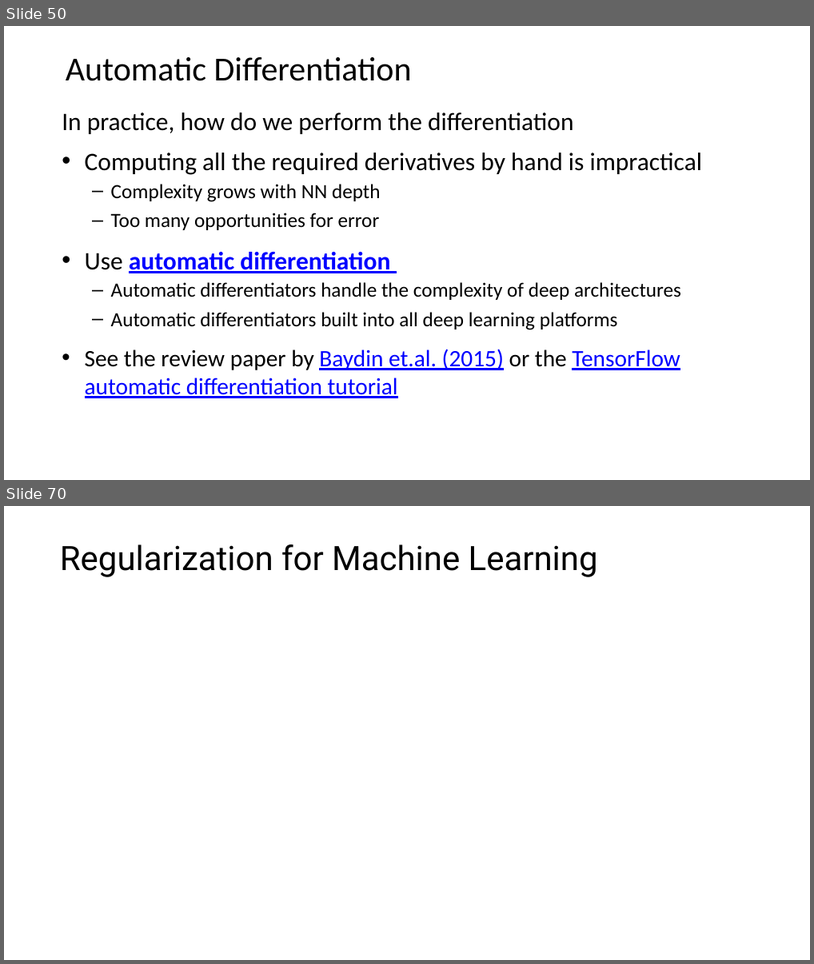
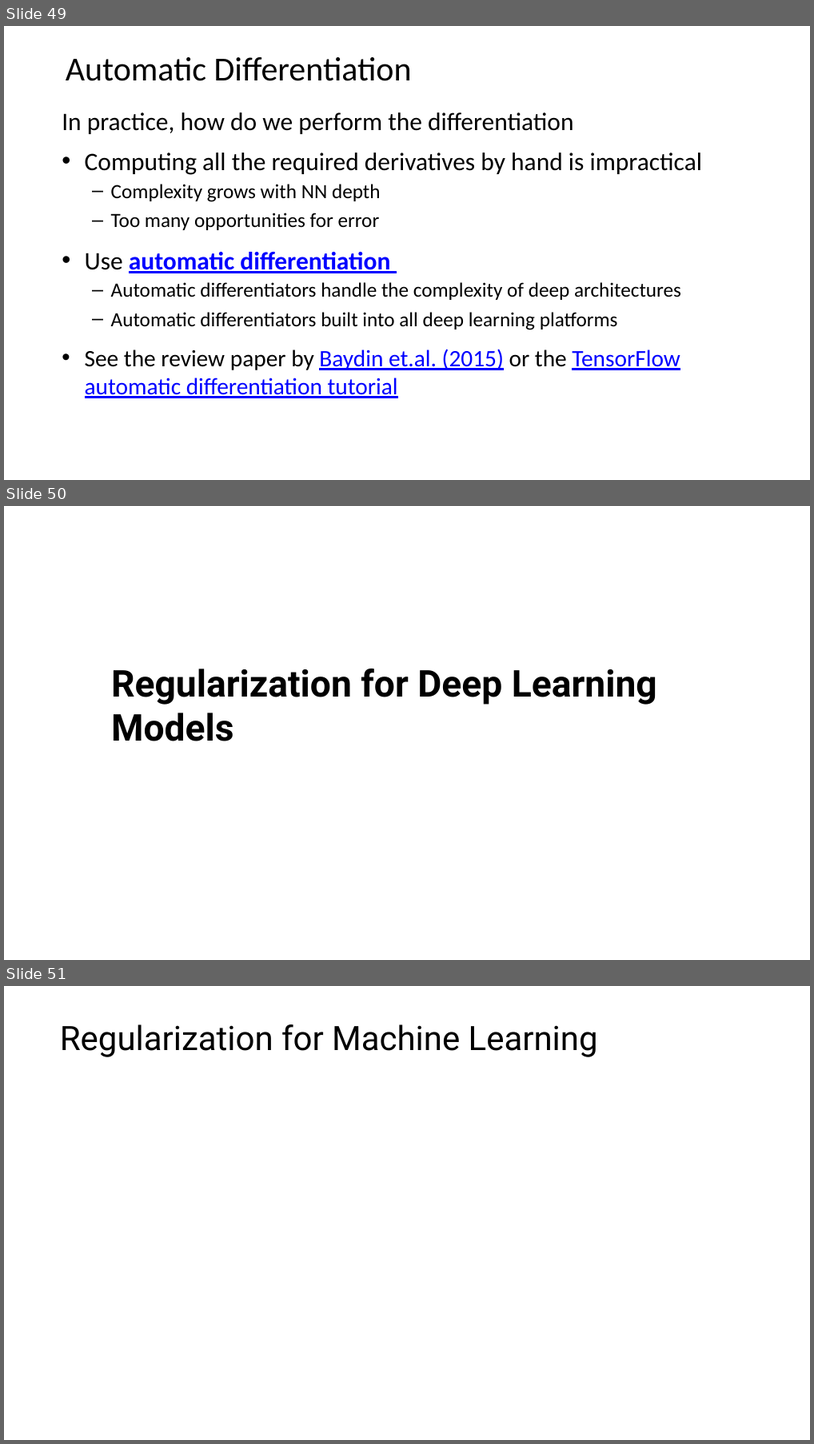
Before and after one commit to StephenElston/CSCI-E25, a slide deck: Slides/5_BuildingBlocksOfDeepLearning.pptx. Shown one above the other, each under a label of ours: slides 50 and 70 before the commit, slides 49, 50 and 51 after it; the slides between them are not shown. The pictures are 814x964 and 814x1444 pixels, drawn with LibreOffice and Linux fonts; fonts in the diff are those of the drawing; grey boxes stand for pictures. Boxes give left, top, right and bottom in pixels: in the first picture for what was removed or moved away, otherwise in the second. Text is boxed around its words. In the diff, an @@ line names an element or a change of style, - is before the commit and + after.

```diff
--- a/Slides/5_BuildingBlocksOfDeepLearning.pptx
+++ b/Slides/5_BuildingBlocksOfDeepLearning.pptx
@@ slide 50 added at <box>4,506,810,960</box>, background #FFFFFF @@
@@ subtitle added at <box>111,668,658,741</box>, 44 pt, text #000000, bold @@
+Regularization for Deep Learning Models
@@ what was slide 50 is now slide 49 @@
@@ what was slide 70 is now slide 51 @@
```
Also in this commit, not shown: 1 slide changed, 10 other slides added, 20 slides removed.
